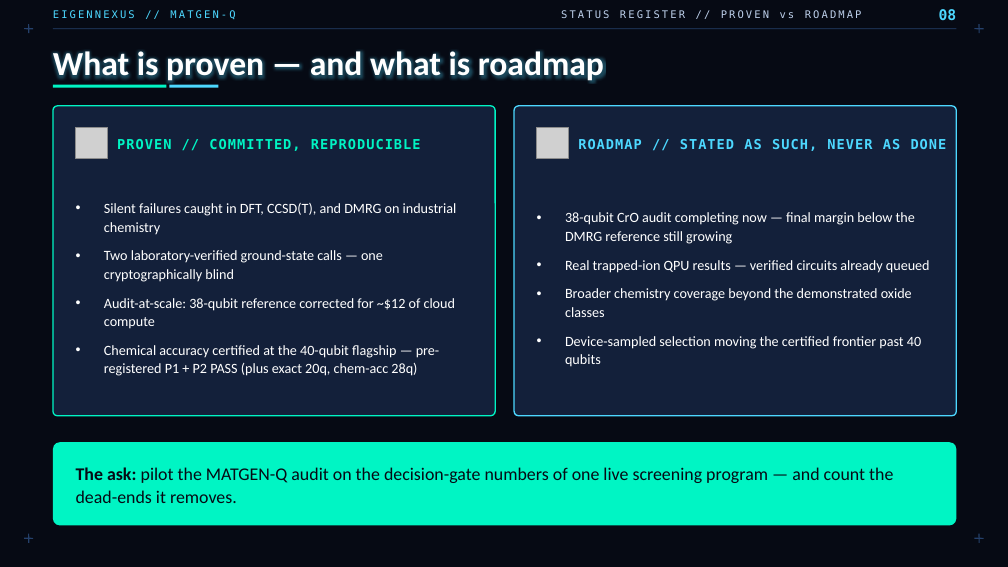
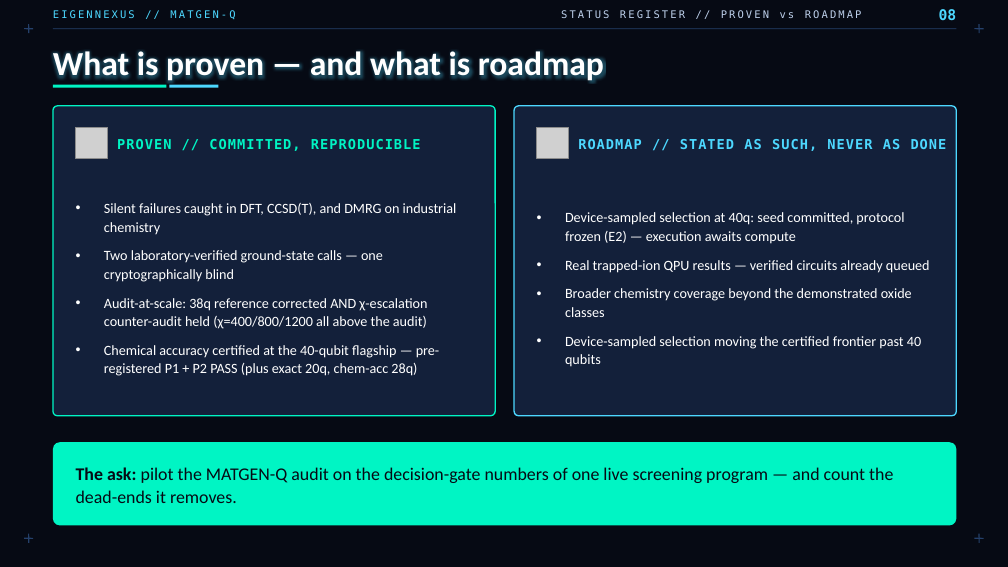
Before and after one commit to christianmetzl/potomac_advancedmaterials, a slide deck: slide 8 of docs/MATGENQ_Audit_CxO.pptx. Drawn at 1008x567 pixels with LibreOffice and Linux fonts; fonts in the diff are those of the drawing; grey boxes stand for pictures. Boxes give left, top, right and bottom in pixels: in the first picture for what was removed or moved away, otherwise in the second. Text is boxed around its words. In the diff, an @@ line names an element or a change of style, - is before the commit and + after.

```diff
--- a/docs/MATGENQ_Audit_CxO.pptx
+++ b/docs/MATGENQ_Audit_CxO.pptx
@@ text at [565, 212, 904, 244]: text changed @@
-• 38-qubit CrO audit completing now — final margin below the DMRG reference still growing
+• Device-sampled selection at 40q: seed committed, protocol frozen (E2) — execution awaits compute
@@ text at [104, 298, 427, 329]: text changed @@
-• Audit-at-scale: 38-qubit reference corrected for ~$12 of cloud compute
+• Audit-at-scale: 38q reference corrected AND χ-escalation counter-audit held (χ=400/800/1200 all above the audit)
```
Also in this commit, not shown: 2 other slides changed, 6 other files.
